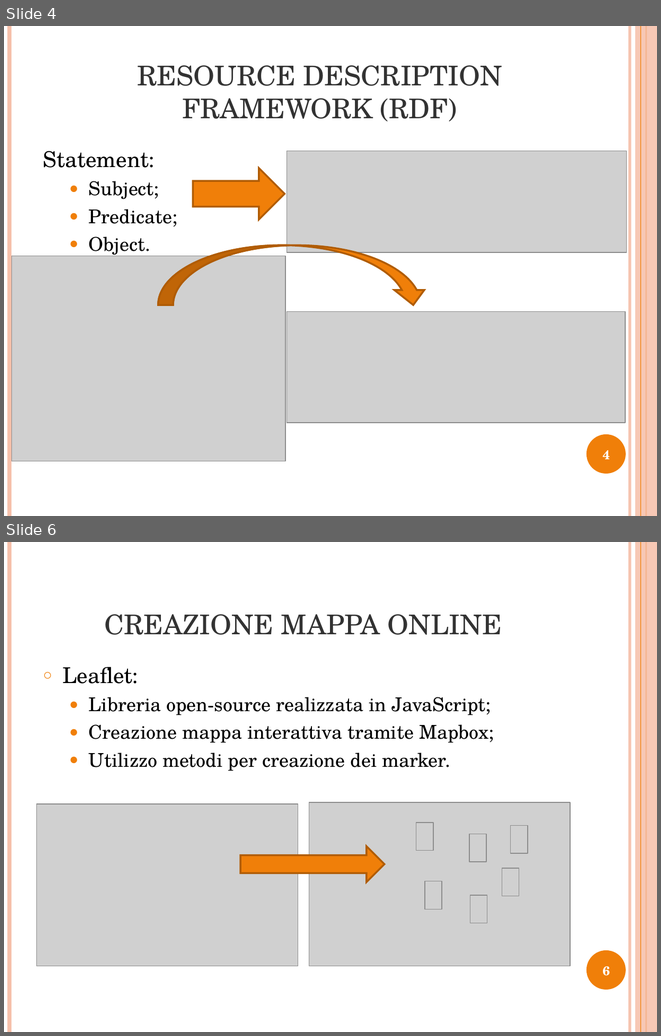
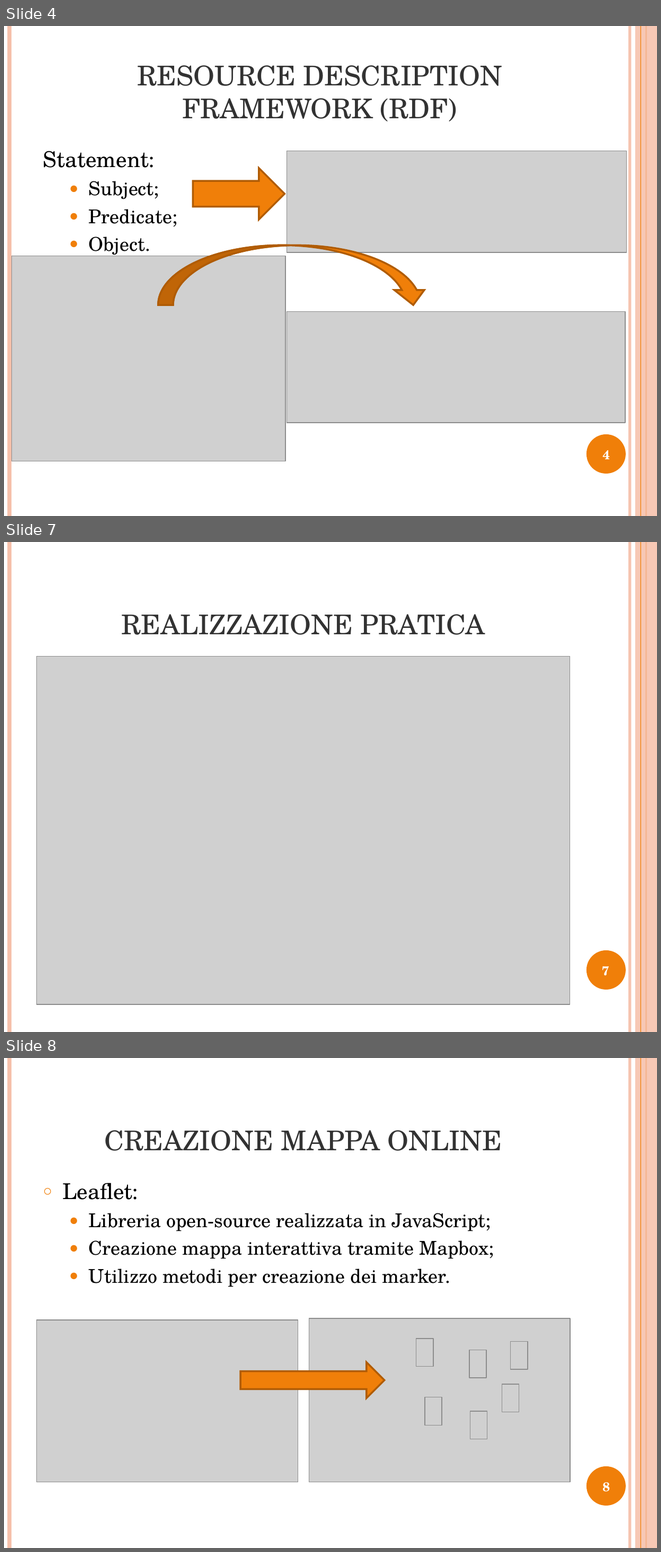
Before and after one commit to opendatahacklab/cityservices, a slide deck: thesis/Presentazione_Tesi.odp. Shown one above the other, each under a label of ours: slides 4 and 6 before the commit, slides 4, 7 and 8 after it; the slides between them are not shown. The pictures are 661x1036 and 661x1552 pixels, drawn with LibreOffice and Linux fonts; fonts in the diff are those of the drawing; grey boxes stand for pictures. Boxes give left, top, right and bottom in pixels: in the first picture for what was removed or moved away, otherwise in the second. Text is boxed around its words. In the diff, an @@ line names an element or a change of style, - is before the commit and + after.

```diff
--- a/thesis/Presentazione_Tesi.odp
+++ b/thesis/Presentazione_Tesi.odp
@@ slide 7 added at (4,542,657,1032), background #FFFFFF; not listed: 6 template elements that a slide beside it also shows @@
@@ title added at (122,614,485,635), 30 pt, text #323232 @@
+REALIZZAZIONE PRATICA
@@ picture added at (37,656,570,1004) @@
@@ page number added at (602,966,609,976), 14 pt, text #FFFFFF, bold @@
+7
@@ what was slide 6 is now slide 8 @@
@@ page number at (602,1482,610,1492): text changed @@
-6
+8
```
Also in this commit, not shown: 3 slides changed, 1 other slide added.
